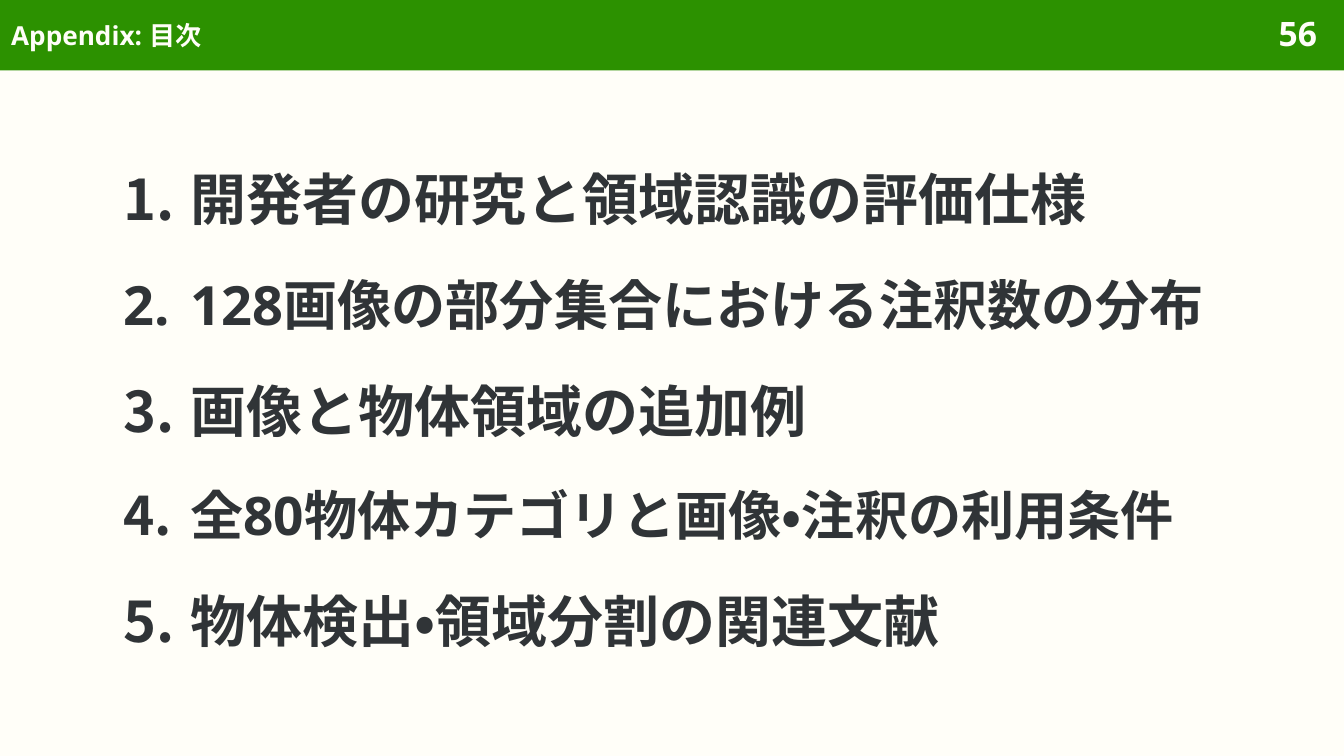
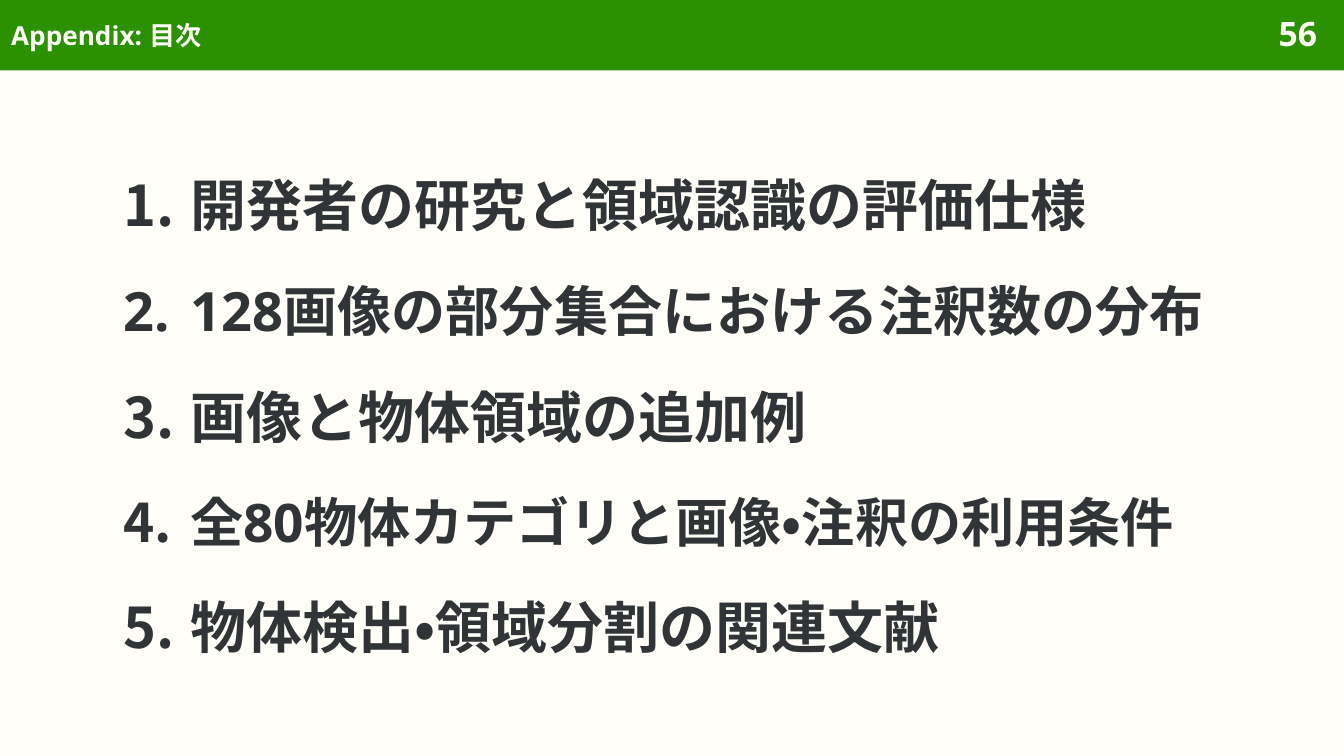
Before and after one commit to sasakiy84/datasets-in-10-minutes, a slide deck: slide 56 of slides/datasets-in-10-minutes-coco.pptx. Drawn at 1344x756 pixels with LibreOffice and Linux fonts; fonts in the diff are those of the drawing. Boxes give left, top, right and bottom in pixels: in the first picture for what was removed or moved away, otherwise in the second. Text is boxed around its words. In the diff, an @@ line names an element or a change of style, - is before the commit and + after.

```diff
--- a/slides/datasets-in-10-minutes-coco.pptx
+++ b/slides/datasets-in-10-minutes-coco.pptx
@@ text "開発者の研究と領域認識の評価仕様": place and size @@
-text "開発者の研究と領域認識の評価仕様" at box(190, 172, 1204, 647)
+text "開発者の研究と領域認識の評価仕様" at box(190, 178, 1204, 653)
```
Also in this commit, not shown: 2 other slides changed, 15 other files.
